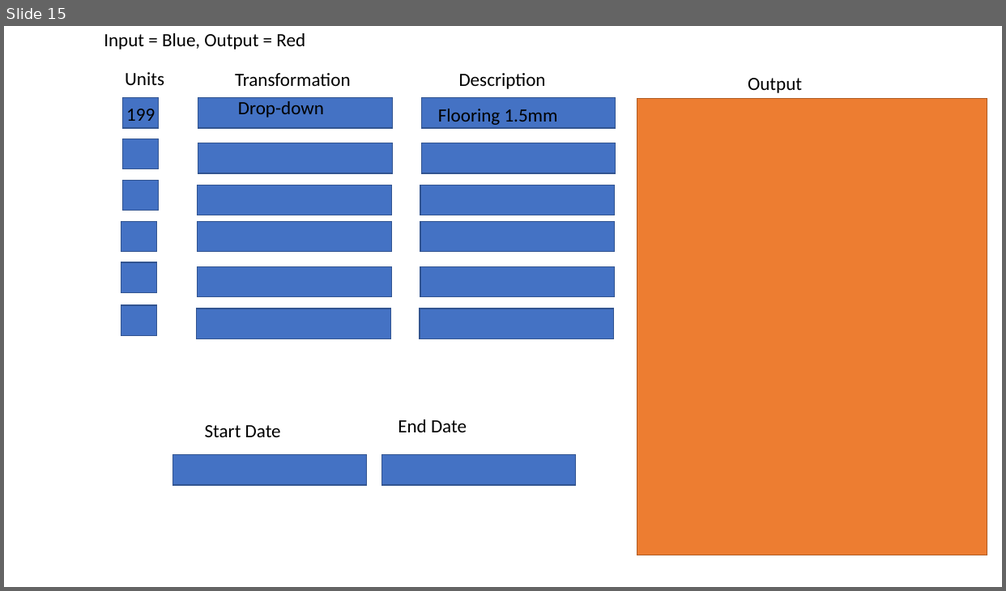
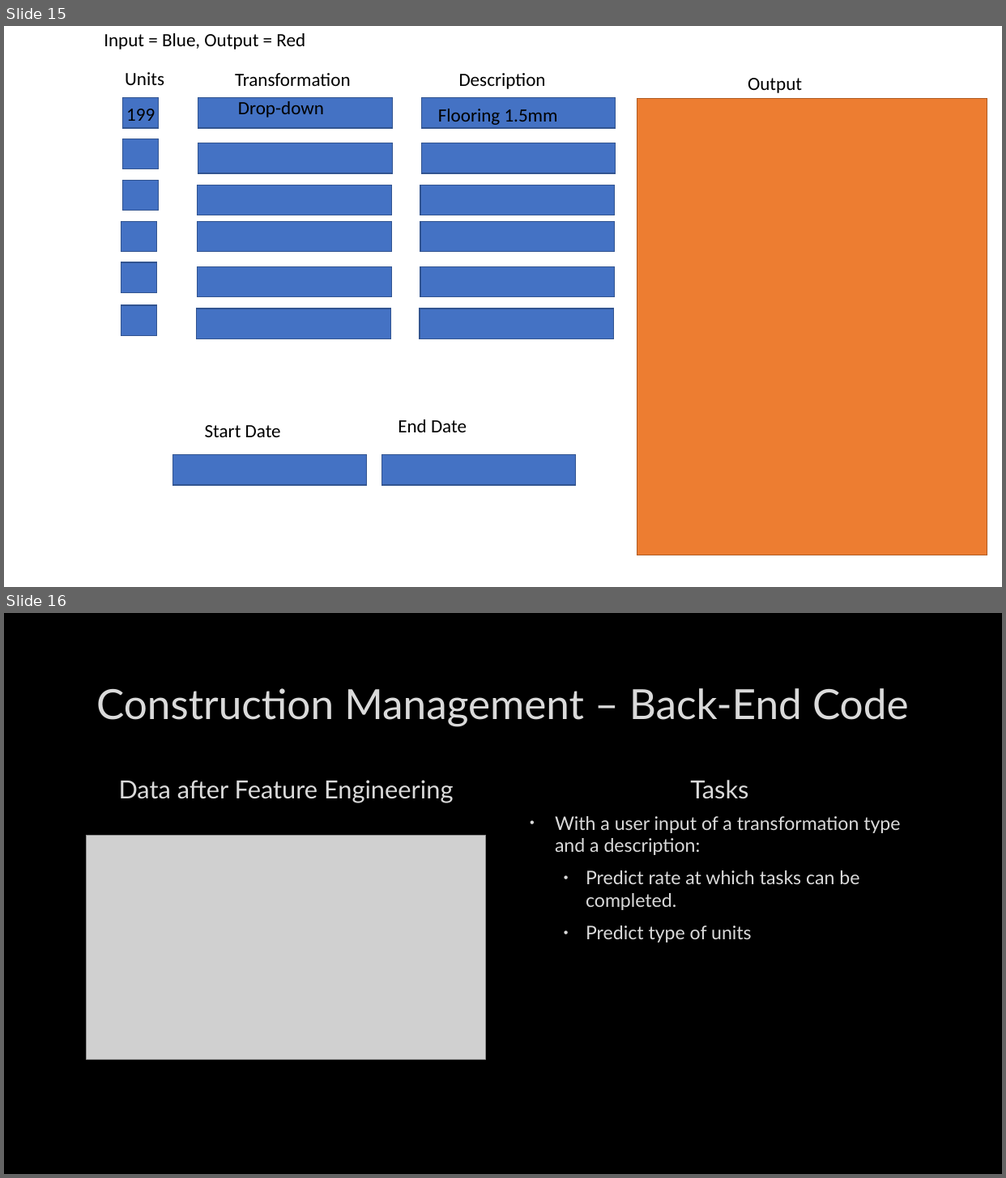
Before and after one commit to danylokolos/Construction-Management, a slide deck: DanyloThoughts.pptx. Shown one above the other, each under a label of ours: slide 15 before the commit, slides 15 and 16 after it. The pictures are 1006x591 and 1006x1178 pixels, drawn with LibreOffice and Linux fonts; fonts in the diff are those of the drawing; grey boxes stand for pictures; background and template pictures are left out. Boxes give left, top, right and bottom in pixels: in the first picture for what was removed or moved away, otherwise in the second. Text is boxed around its words. In the diff, an @@ line names an element or a change of style, - is before the commit and + after.

```diff
--- a/DanyloThoughts.pptx
+++ b/DanyloThoughts.pptx
@@ slide 16 added at (4, 613, 1002, 1174), background picture (left out) @@
@@ title added at (96, 688, 909, 726), 40 pt, text #DADADA @@
+Construction Management – Back-End Code
@@ text added at (119, 780, 454, 803), 24 pt, text #DADADA @@
+Data after Feature Engineering
@@ text added at (690, 780, 748, 799), 24 pt, text #DADADA @@
+Tasks
@@ text added at (555, 816, 900, 943), 18 pt, text #DADADA @@
+• With a user input of a transformation type and a description:
+  • Predict rate at which tasks can be completed.
+  • Predict type of units
@@ picture added at (87, 835, 485, 1060) @@
```
Also in this commit, not shown: 2 other files.
